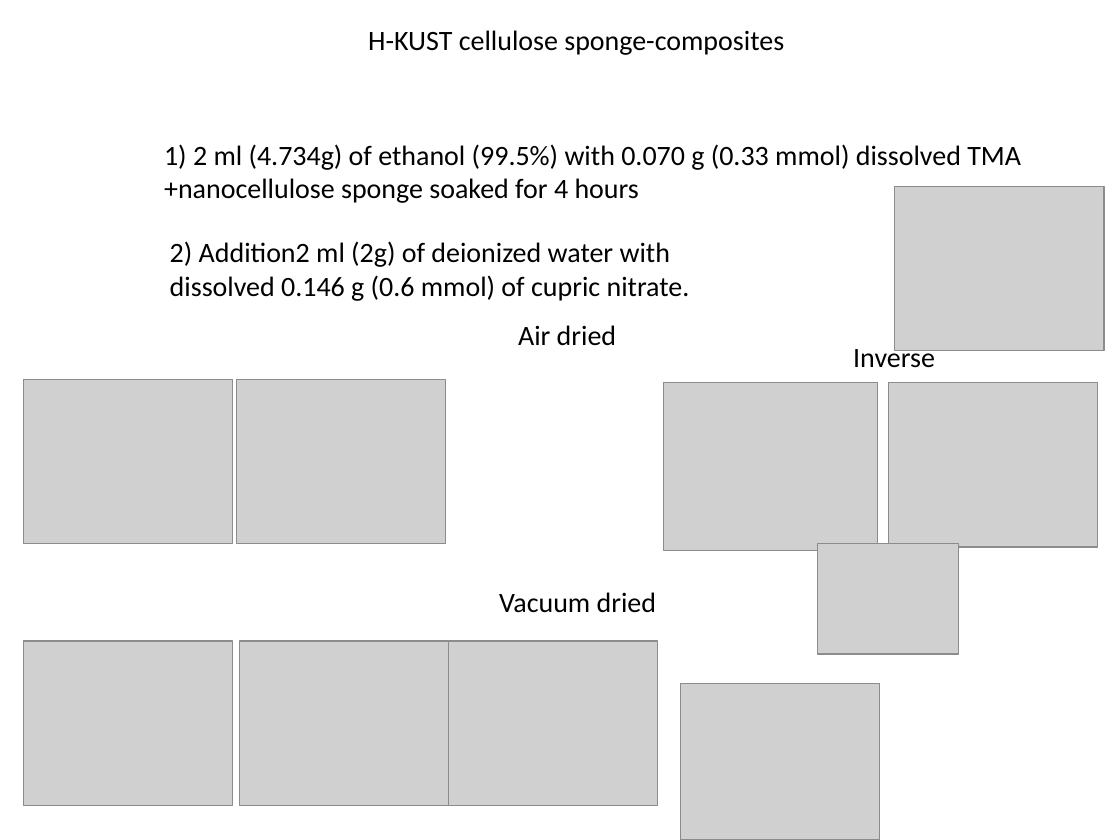
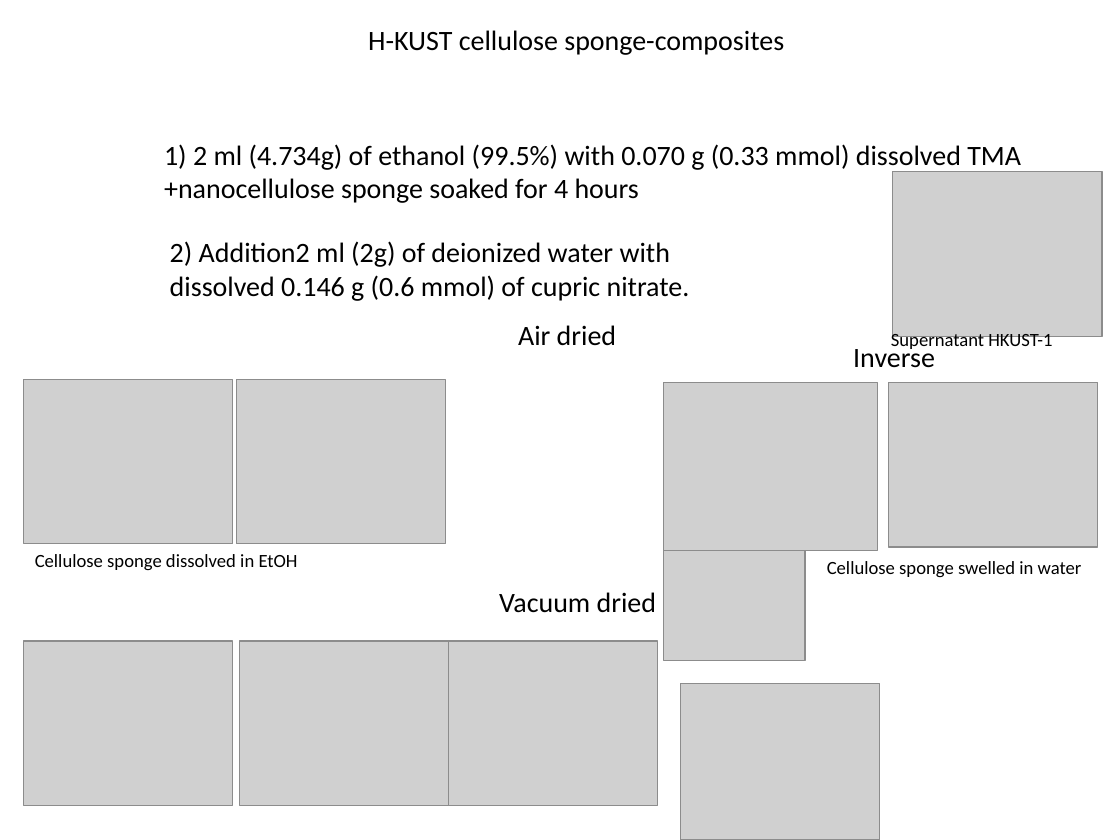
Before and after one commit to ATeigland/ResearchProject, a slide deck: slide 8 of Updates.pptx (slide 6 before the commit). Drawn at 1120x840 pixels with LibreOffice and Linux fonts; fonts in the diff are those of the drawing; grey boxes stand for pictures. Boxes give left, top, right and bottom in pixels: in the first picture for what was removed or moved away, otherwise in the second. Text is boxed around its words. In the diff, an @@ line names an element or a change of style, - is before the commit and + after.

```diff
--- a/Updates.pptx
+++ b/Updates.pptx
@@ picture: place and size @@
-picture at box(895, 186, 1104, 351)
+picture at box(893, 172, 1102, 337)
@@ text added at box(891, 331, 1052, 352), 12 pt, text #000000 @@
+Supernatant HKUST-1
@@ text added at box(35, 554, 298, 570), 12 pt, text #000000 @@
+Cellulose sponge dissolved in EtOH
@@ picture: place and size @@
-picture at box(818, 543, 959, 654)
+picture at box(664, 550, 805, 661)
@@ text added at box(827, 561, 1082, 577), 12 pt, text #000000 @@
+Cellulose sponge swelled in water
```
Also in this commit, not shown: 2 other slides changed, 5 slides added, 2 slides removed.
